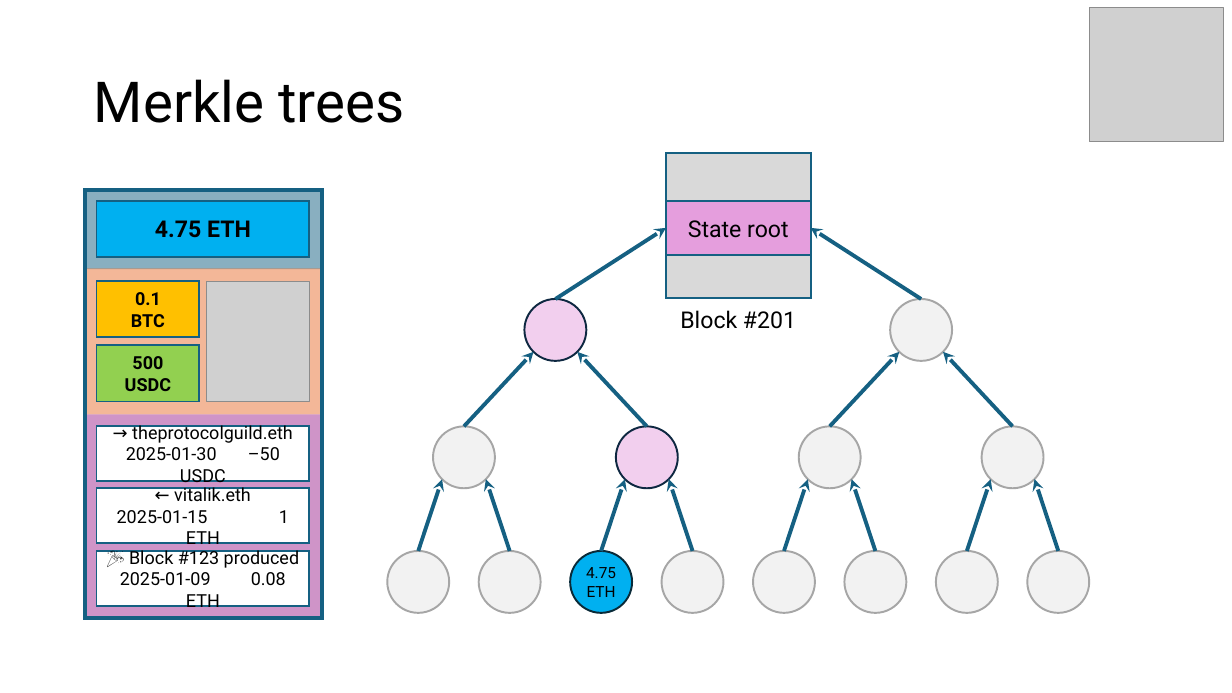
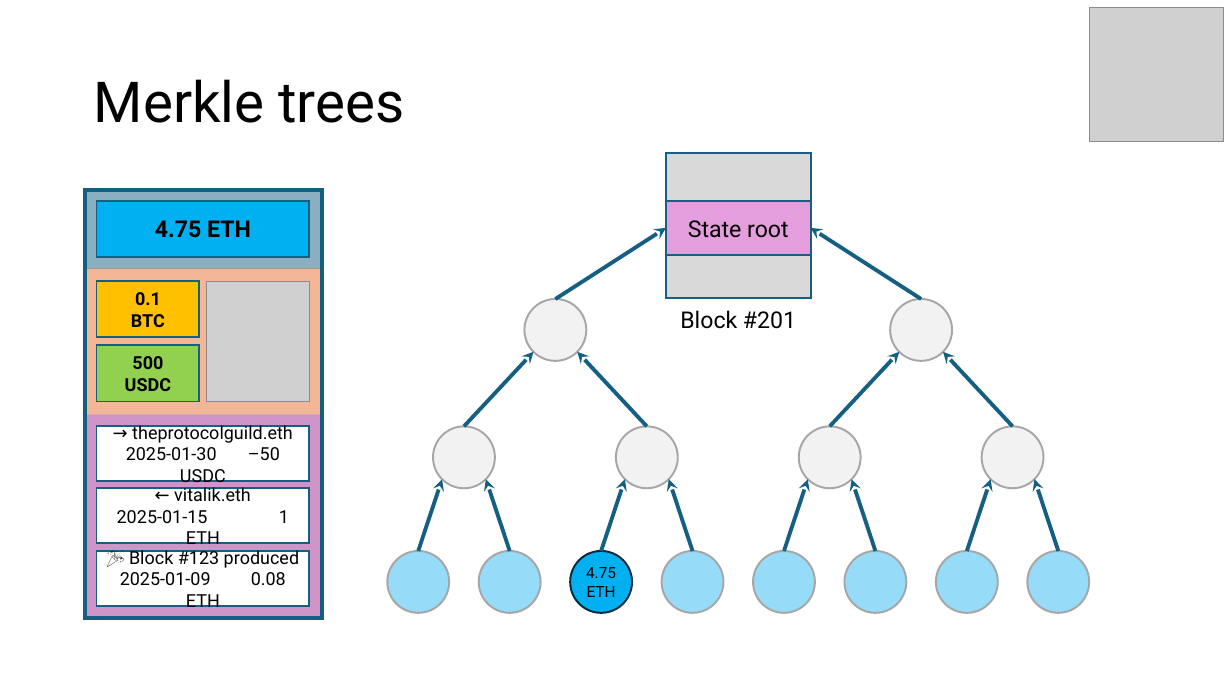
Before and after one commit to etan-status/purified-web3, a slide deck: slide 20 of Slides/2025-EthereumZuri.ch.pptx (slide 21 before the commit). Drawn at 1232x693 pixels with LibreOffice and Linux fonts; fonts in the diff are those of the drawing; grey boxes stand for pictures. Boxes give left, top, right and bottom in pixels: in the first picture for what was removed or moved away, otherwise in the second. Text is boxed around its words. In the diff, an @@ line names an element or a change of style, - is before the commit and + after.

```diff
--- a/Slides/2025-EthereumZuri.ch.pptx
+++ b/Slides/2025-EthereumZuri.ch.pptx
@@ ellipse at <box>525,299,587,361</box>: fill #F2CFEE to #F2F2F2; outline #0E2841 1.5 pt to #A6A6A6 1.5 pt @@
@@ ellipse at <box>616,426,678,488</box>: fill #F2CFEE to #F2F2F2; outline #0E2841 1.5 pt to #A6A6A6 1.5 pt @@
@@ fill #F2F2F2 to #96DCF8 in 7 elements at <box>387,551,449,613</box>, <box>479,551,541,613</box>, <box>662,551,724,613</box>, <box>753,551,815,613</box>, <box>845,551,907,613</box>, <box>936,551,998,613</box>, <box>1028,551,1090,613</box> @@
```
Also in this commit, not shown: 17 other slides changed, 2 slides added, 1 slide removed, 1 other file.
